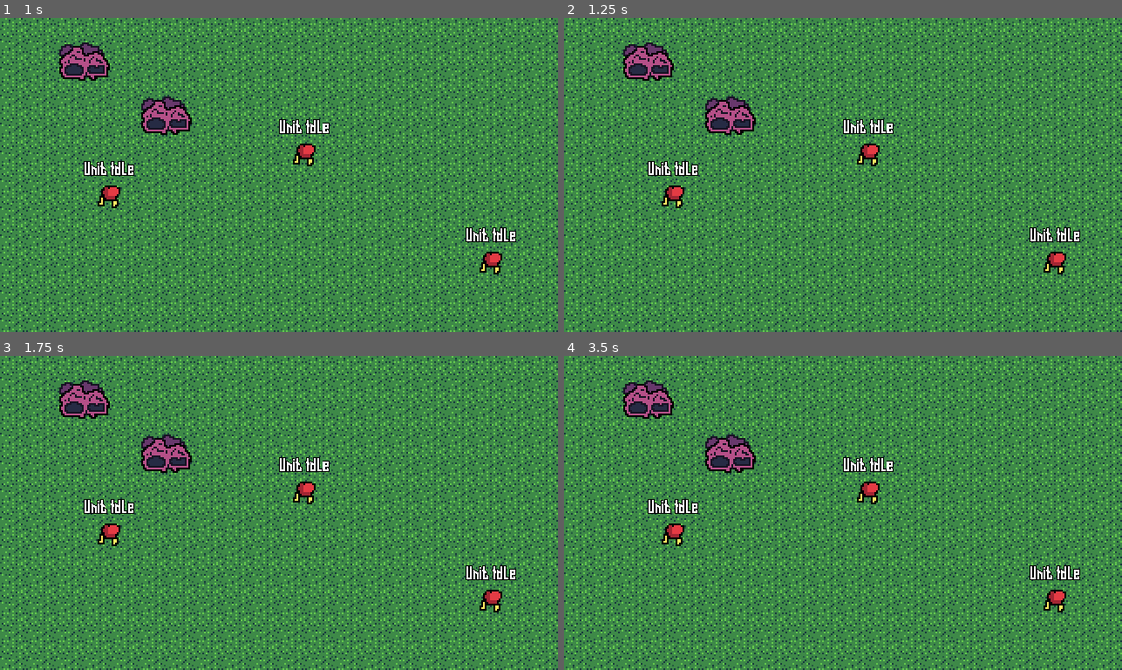
Above: before the commit, frames 1-4 (two rows, left to right).
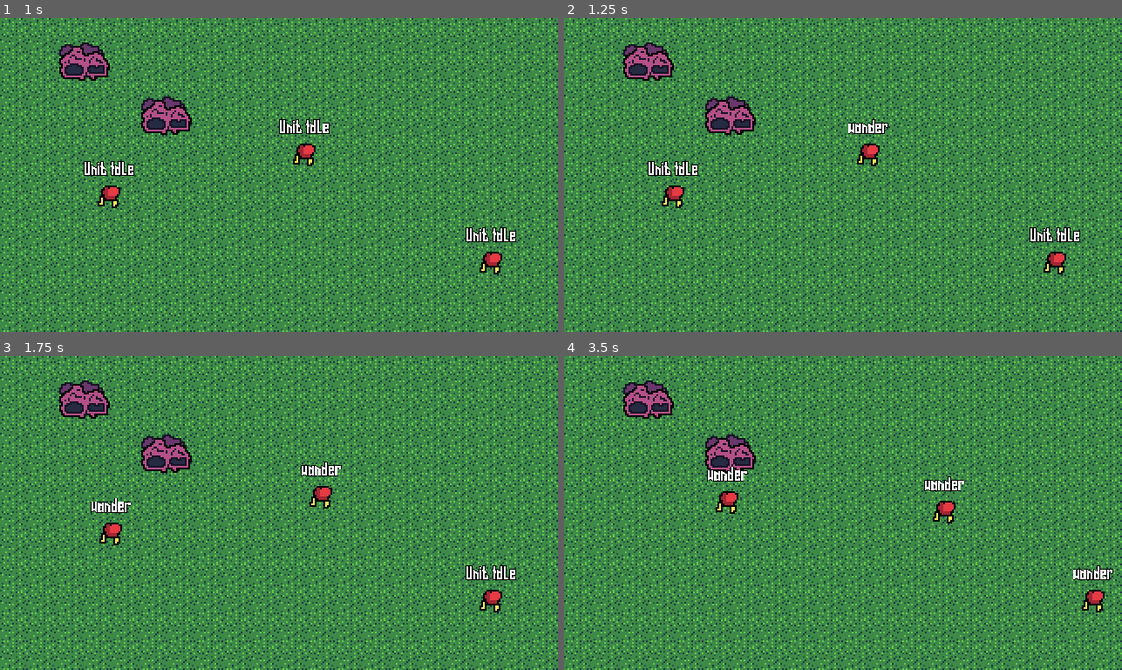
Above: after the commit, the same moments.

Repository: Phoenix-Greenleaf/Zuper-Zerg
Game: Godot game, scene res://Resources/World.tscn
Same seed, same stepped clock (60 frames per second), same inputs: the game is played once before the commit and once after it.
Inputs (mouse positions are in pixels of both pictures, inside the frame that each line leads up to):
- Up to frame 1 (1 s): tap Enter at 0.5 s; move the mouse to (401, 159) at 0.52 s; press the mouse at (401, 159) at 0.53 s
- Up to frame 2 (1.25 s): no input
- Up to frame 3 (1.75 s): move the mouse to (167, 528) at 1.27 s; release the mouse at (167, 528) at 1.28 s; click (167, 528) at 1.35 s
- Up to frame 4 (3.5 s): move the mouse to (898, 443) at 2.02 s; press the mouse at (898, 443) at 2.03 s; move the mouse to (815, 575) at 2.77 s; release the mouse at (815, 575) at 2.78 s; click (815, 575) at 2.85 s

Frame 1 is identical in both runs. In frame 2, 0.3% of the frame differs, in the area x 50-60%, y 32-37%; in frame 3, 1.2%; in frame 4, 2.9%, in the area x 15-99%, y 32-82%.
Error before the commit: Invalid set index 'time_left' (on base: 'Timer') with value of type 'int'. (res://Resources/States/unit_idle.gd:22)

Commit message:
semi victory over random
now it runs, but not as intended. they wander down and state flicker. oops

Diff:
--- a/Resources/States/moving.gd
+++ b/Resources/States/moving.gd
@@ -22,19 +22,18 @@
 var max_wander_x = wander_vect_dist
 var min_wander_y = -wander_vect_dist
 var max_wander_y = wander_vect_dist
+var timeout := false
 
 
 
 
-#func enter() -> void:
-#	.enter()
-#	state_label.text = name
-
-func ready():
+func enter() -> void:
+	.enter()
 	random.randomize()
-	timer.time_left = random.randf_range(move_time_min, move_time_max)
-	print(parent_unit.name + " " + current_motion + timer.time_left)
-	print( "X " +min_wander_x + " " + max_wander_x + " Y " + min_wander_y + " " + max_wander_y)
+	timer.wait_time = random.randf_range(move_time_min, move_time_max)
+	state_label.text = current_motion
+	print(parent_unit.name + " " + current_motion + stepify(timer.wait_time, 0.01) as String)
+#	timeout = false
 	timer.start()
 
 
@@ -56,8 +55,10 @@
 		parent_unit.velocity = wander_vector.normalized() * parent_unit.speed
 	parent_unit.velocity = parent_unit.move_and_slide(parent_unit.velocity) #option a
 #	wander_vector = parent_unit.move_and_slide(parent_unit.velocity) # option b maybe more deflection?
+	if timeout:
+		return unit_idle_state
 	return null
 
 
-func _on_MovingTimer_timeout() -> BaseState:
-	return unit_idle_state
+func _on_MovingTimer_timeout():
+	timeout = true
--- a/Resources/States/unit_idle.gd
+++ b/Resources/States/unit_idle.gd
@@ -2,14 +2,15 @@
 
 export (NodePath) var state_label_node
 export (NodePath) var moving_node
-export (int) var idle_time_min = 1
-export (int) var idle_time_max = 3
+export (float) var idle_time_min = 1.0
+export (float) var idle_time_max = 3.0
 
 onready var state_label: Label = get_node(state_label_node)
 onready var moving_state: BaseState = get_node(moving_node)
 onready var timer = $IdleTimer
 
 var random = RandomNumberGenerator.new()
+var timeout := false
 
 
 
@@ -19,11 +20,15 @@
 	parent_unit.velocity = Vector2.ZERO
 	state_label.text = name
 	random.randomize()
-	timer.time_left = random.randi_range(idle_time_min, idle_time_max)
-	print(parent_unit.name + " " + name + timer.time_left)
+	timer.wait_time = random.randf_range(idle_time_min, idle_time_max)
+	print(parent_unit.name + " " + name + stepify(timer.wait_time, 0.01) as String)
 	timer.start()
 
 
+func physics_process(_delta: float) -> BaseState:
+	if timeout:
+		return moving_state
+	return null
 
 #func input(event: InputEvent) -> BaseState:
 #	if event.is_action_pressed("left_click"):
@@ -33,5 +38,5 @@
 #	return null
 
 
-func _on_IdleTimer_timeout() -> BaseState:
-	return moving_state
+func _on_IdleTimer_timeout():
+	timeout = true
--- a/Resources/Units/base_units.gd
+++ b/Resources/Units/base_units.gd
@@ -2,7 +2,7 @@
 class_name BaseUnits
 
 #variable declaration and initialzation section
-export (int) var speed = 200
+export (int) var speed = 20
 
 var velocity = Vector2.ZERO
 
